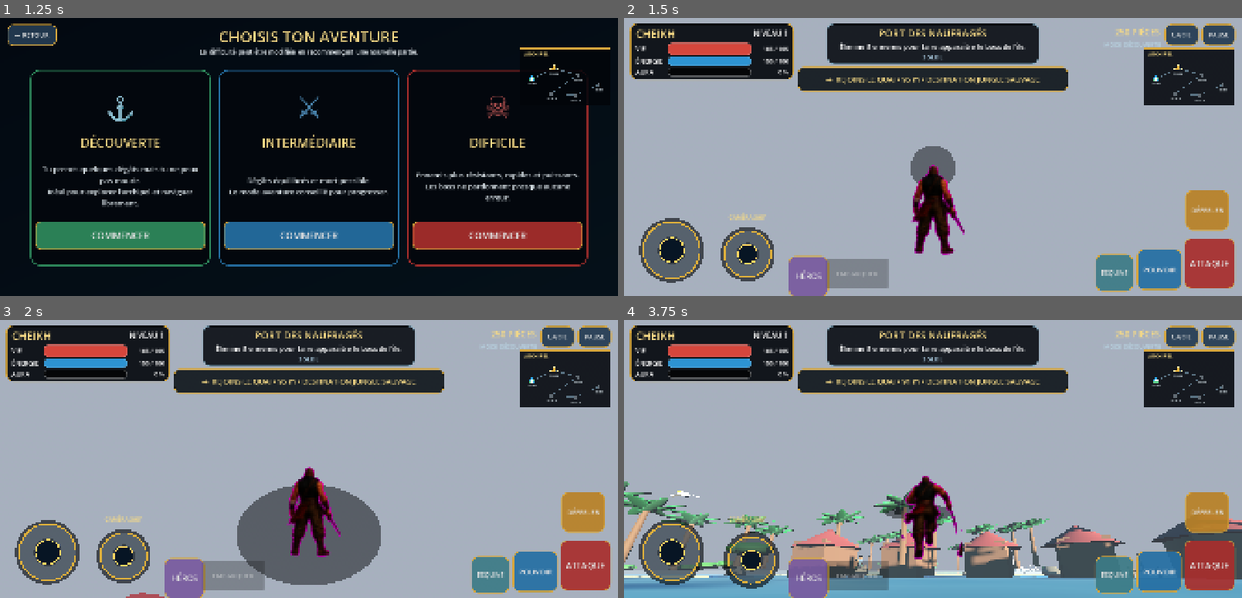
Above: before the commit, frames 1-4 (two rows, left to right).
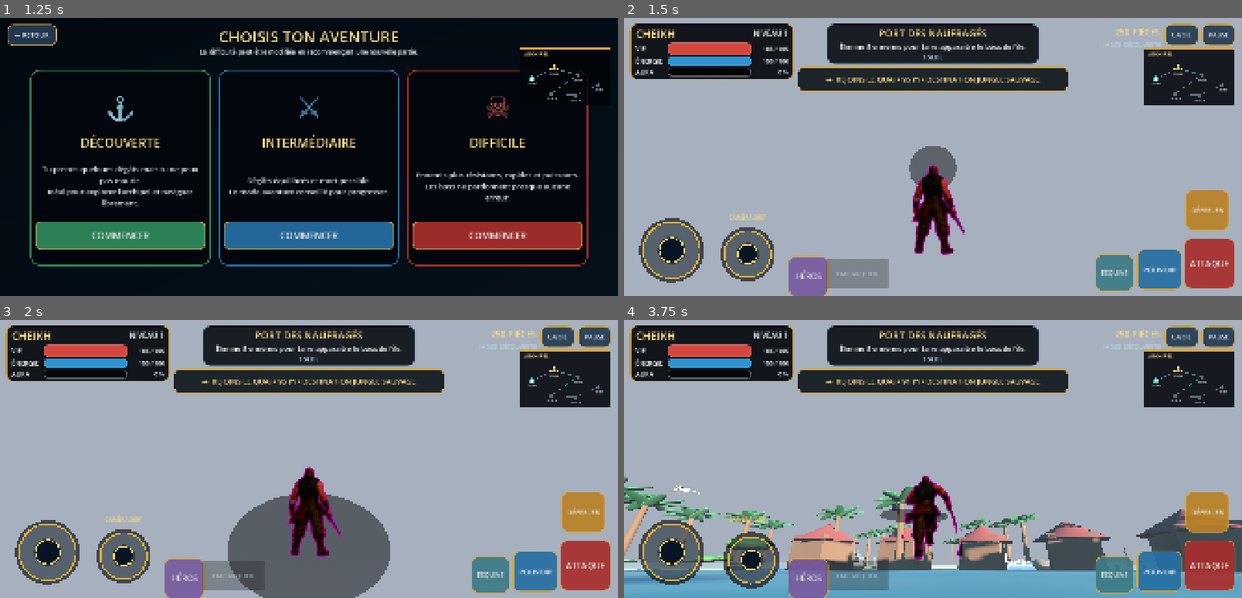
Above: after the commit, the same moments.

Repository: Chasmet/Chk-pirate-warrior-
Game: Godot game, scene res://scenes/main.tscn
The game is run twice, just before and just after one commit, with the same random seed, the same clock (stepped at 60 frames per second) and the same inputs.
Inputs (mouse positions are in pixels of both pictures, inside the frame that each line leads up to):
- Up to frame 1 (1.25 s): click (123, 84) at 0.52 s
- Up to frame 2 (1.5 s): click "COMMENCER" at 1.25 s
- Up to frame 3 (2 s): no input
- Up to frame 4 (3.75 s): drag from (1038, 495) to (994, 397) at 2.02 s; drag from (673, 553) to (902, 514) at 2.77 s; move the mouse to (753, 559) at 3.52 s; hold D (move_right) from 3.53 s (still down); tap Shift (dodge) at 3.6 s; click (753, 559) at 3.67 s

Frame 1 is identical in both runs. In frame 2, less than 0.1% of the frame differs, in the area x 46-54%, y 46-60%; in frame 3, 2.6%; in frame 4, 10%, in the area x 0-100%, y 56-97%.

Commit message:
fix(camera): cadrer le héros et le navire en vraie troisième personne

Diff:
--- a/godot/scripts/third_person_camera_guard.gd
+++ b/godot/scripts/third_person_camera_guard.gd
@@ -1,7 +1,9 @@
 extends Node
 
-const LAND_LENGTH := 6.35
-const BOAT_LENGTH := 13.8
+const LAND_DISTANCE := 6.15
+const BOAT_DISTANCE := 16.8
+const LAND_MIN_HEIGHT := 1.35
+const BOAT_MIN_WORLD_HEIGHT := 4.1
 
 var player: PlayerController
 var player_logged := false
@@ -11,20 +13,15 @@
 var sail_parts: Array[GeometryInstance3D] = []
 
 func _ready() -> void:
-	process_priority = 1000
-	process_physics_priority = 1000
+	process_priority = 1700
 	set_process(true)
-	set_physics_process(true)
 
 func _process(delta: float) -> void:
 	_enforce_camera(delta)
 
-func _physics_process(delta: float) -> void:
-	_enforce_camera(delta)
-
 func _enforce_camera(delta: float) -> void:
 	if not is_instance_valid(player):
-		player = _find_player()
+		player = _find_player_recursive(get_tree().root)
 		land_ready_logged = false
 		boat_ready_logged = false
 		was_boat_mode = false
@@ -34,81 +31,116 @@
 		if not player_logged:
 			player_logged = true
 			print("CHK_CAMERA_GUARD_PLAYER_FOUND name=%s" % player.name)
+
 	if not is_instance_valid(player.camera_pivot) or not is_instance_valid(player.camera_arm) or not is_instance_valid(player.camera):
 		return
 
 	player.camera.current = true
+	player.camera.top_level = true
 	player.camera.near = 0.10
-	player.camera.top_level = true
+	player.camera.far = 1500.0
 	player.camera_arm.collision_mask = 0
+
 	if player.boat_mode:
 		_update_boat_camera(delta, not was_boat_mode)
 	else:
-		_update_land_camera(delta)
+		_update_land_camera(delta, was_boat_mode)
 	was_boat_mode = player.boat_mode
 
-func _update_land_camera(delta: float) -> void:
+func _update_land_camera(delta: float, snap_now: bool) -> void:
 	var hero_height := float(HeroFactory.HEROES[player.hero_id]["height"])
-	var look_ahead := Vector3(player.velocity.x, 0.0, player.velocity.z) * 0.026
-	var anchor := player.global_position + Vector3(0.0, hero_height * 0.62, 0.0) + look_ahead
+	var speed := Vector2(player.velocity.x, player.velocity.z).length()
+	var speed_ratio := clampf(speed / maxf(player._movement_speed(), 0.1), 0.0, 1.0)
+	var look_ahead := Vector3(player.velocity.x, 0.0, player.velocity.z) * 0.035
+	var anchor := player.global_position + Vector3(0.0, hero_height * 0.58 + 0.12, 0.0) + look_ahead
+	var pitch := clampf(player.camera_pitch, -0.50, 0.16)
+	var distance := lerpf(LAND_DISTANCE, LAND_DISTANCE + 0.45, speed_ratio)
+	var horizontal_distance := cos(pitch) * distance
+	var vertical_offset := LAND_MIN_HEIGHT - sin(pitch) * distance
 	var orbit := Basis(Vector3.UP, player.camera_yaw)
 	var back := orbit.z.normalized()
 	var right := orbit.x.normalized()
-	var desired_position := anchor + back * LAND_LENGTH + Vector3.UP * 1.52 + right * 0.48
-	player.camera.global_position = player.camera.global_position.lerp(desired_position, 1.0 - exp(-14.0 * delta))
-	player.camera.look_at(anchor, Vector3.UP)
-	player.camera.fov = lerpf(player.camera.fov, 60.0, 1.0 - exp(-8.0 * delta))
-	player.camera_arm.spring_length = LAND_LENGTH
-	_force_original_hero_visible()
+	var desired_position := anchor + back * horizontal_distance + Vector3.UP * vertical_offset + right * 0.48
+	desired_position = _collision_safe_position(anchor, desired_position, 2.75)
+
+	if snap_now or player.camera.global_position.distance_to(desired_position) > 24.0:
+		player.camera.global_position = desired_position
+	else:
+		player.camera.global_position = player.camera.global_position.lerp(desired_position, 1.0 - exp(-13.5 * delta))
+	player.camera.look_at(anchor + Vector3.UP * 0.10, Vector3.UP)
+	player.camera.fov = lerpf(player.camera.fov, lerpf(59.0, 63.0, speed_ratio), 1.0 - exp(-7.5 * delta))
+	player.camera_arm.spring_length = distance
+	_force_original_hero_visible(false)
 	_restore_sails()
 
-	var distance := player.camera.global_position.distance_to(player.global_position)
-	if not land_ready_logged and distance > 5.6:
+	var camera_distance := player.camera.global_position.distance_to(player.global_position)
+	if not land_ready_logged and camera_distance > 5.2 and camera_distance < 7.0:
 		land_ready_logged = true
-		print("CHK_TRUE_THIRD_PERSON_READY distance=%.2f" % distance)
+		print("CHK_TRUE_THIRD_PERSON_READY distance=%.2f orbit360=1" % camera_distance)
 
 func _update_boat_camera(delta: float, snap_now: bool) -> void:
 	if sail_parts.is_empty():
-		_cache_sails()
+		_cache_sails(player.boat_visual)
+	_restore_sails()
+
 	var velocity_flat := Vector3(player.velocity.x, 0.0, player.velocity.z)
-	var look_ahead := velocity_flat * 0.075
-	var anchor := player.global_position + Vector3(0.0, 2.15, 0.0) + look_ahead
+	var speed_ratio := clampf(absf(player.boat_speed) / PlayerController.BOAT_MAX_SPEED, 0.0, 1.0)
+	var look_ahead := velocity_flat * 0.085
+	var anchor := player.global_position + Vector3(0.0, 2.75, 0.25) + look_ahead
 
-	# Le bateau doit toujours rester au centre du cadre. Le stick caméra ne peut
-	# qu'ajouter un léger angle autour du cap réel du navire, jamais envoyer la
-	# caméra vers le quai ou devant la proue.
-	var manual_offset := clampf(wrapf(player.camera_yaw - player.boat_heading, -PI, PI), -0.62, 0.62)
-	var camera_heading := player.boat_heading + manual_offset * 0.48
+	# Le cap réel reste la position de repos, mais le stick caméra peut effectuer
+	# un tour complet autour du bateau et montrer le pilote de face ou de côté.
+	var camera_heading := player.camera_yaw
+	var pitch := clampf(player.camera_pitch, -0.50, -0.04)
+	var distance := lerpf(BOAT_DISTANCE, BOAT_DISTANCE + 2.6, speed_ratio)
+	var horizontal_distance := cos(pitch) * distance
+	var vertical_offset := 3.45 - sin(pitch) * 4.1 + speed_ratio * 0.55
 	var orbit := Basis(Vector3.UP, camera_heading)
 	var back := orbit.z.normalized()
 	var right := orbit.x.normalized()
-	var speed_ratio := clampf(absf(player.boat_speed) / PlayerController.BOAT_MAX_SPEED, 0.0, 1.0)
-	var dynamic_length := lerpf(BOAT_LENGTH, BOAT_LENGTH + 2.2, speed_ratio)
-	var desired_position := anchor + back * dynamic_length + Vector3.UP * lerpf(4.6, 5.5, speed_ratio) + right * 0.72
-	if snap_now or player.camera.global_position.distance_to(desired_position) > 42.0:
+	var desired_position := anchor + back * horizontal_distance + Vector3.UP * vertical_offset + right * 0.62
+	desired_position.y = maxf(desired_position.y, PlayerController.BOAT_WATERLINE + BOAT_MIN_WORLD_HEIGHT)
+	desired_position = _collision_safe_position(anchor, desired_position, 7.5)
+	desired_position.y = maxf(desired_position.y, PlayerController.BOAT_WATERLINE + BOAT_MIN_WORLD_HEIGHT)
+
+	if snap_now or player.camera.global_position.distance_to(desired_position) > 38.0:
 		player.camera.global_position = desired_position
 	else:
-		player.camera.global_position = player.camera.global_position.lerp(desired_position, 1.0 - exp(-11.5 * delta))
-	player.camera.look_at(anchor + velocity_flat * 0.08, Vector3.UP)
-	player.camera.fov = lerpf(player.camera.fov, lerpf(61.0, 65.0, speed_ratio), 1.0 - exp(-8.0 * delta))
-	player.camera_arm.spring_length = dynamic_length
-	_force_original_hero_visible()
+		player.camera.global_position = player.camera.global_position.lerp(desired_position, 1.0 - exp(-10.5 * delta))
+	player.camera.look_at(anchor + velocity_flat * 0.065, Vector3.UP)
+	player.camera.fov = lerpf(player.camera.fov, lerpf(60.0, 66.0, speed_ratio), 1.0 - exp(-7.0 * delta))
+	player.camera_arm.spring_length = distance
+	_force_original_hero_visible(true)
 
-	# Les surfaces de voile centrales restent masquées uniquement pendant le
-	# pilotage pour conserver une vue extérieure claire du pont et de la coque.
-	for part in sail_parts:
-		if is_instance_valid(part):
-			part.visible = false
+	var camera_distance := player.camera.global_position.distance_to(player.global_position)
+	if not boat_ready_logged and camera_distance > 14.0:
+		boat_ready_logged = true
+		print("CHK_BOAT_THIRD_PERSON_READY distance=%.2f full_ship=1 pilot_visible=1" % camera_distance)
 
-	var distance := player.camera.global_position.distance_to(player.global_position)
-	if not boat_ready_logged and distance > 12.0:
-		boat_ready_logged = true
-		print("CHK_BOAT_THIRD_PERSON_READY distance=%.2f" % distance)
+func _collision_safe_position(anchor: Vector3, desired_position: Vector3, minimum_distance: float) -> Vector3:
+	if not is_instance_valid(player) or player.get_world_3d() == null:
+		return desired_position
+	var query := PhysicsRayQueryParameters3D.create(anchor, desired_position)
+	query.exclude = [player.get_rid()]
+	query.collide_with_areas = false
+	query.collision_mask = 1
+	var hit := player.get_world_3d().direct_space_state.intersect_ray(query)
+	if hit.is_empty():
+		return desired_position
+	var hit_position: Vector3 = hit.get("position", desired_position)
+	var hit_normal: Vector3 = hit.get("normal", Vector3.UP)
+	var corrected := hit_position + hit_normal * 0.42
+	var offset := corrected - anchor
+	if offset.length() < minimum_distance:
+		corrected = anchor + offset.normalized() * minimum_distance if offset.length_squared() > 0.001 else desired_position
+	return corrected
 
-func _force_original_hero_visible() -> void:
+func _force_original_hero_visible(on_boat: bool) -> void:
 	if not is_instance_valid(player.hero_visual):
 		return
 	player.hero_visual.visible = true
+	if on_boat:
+		player.hero_visual.position = player.hero_visual.position.lerp(Vector3(0.0, 0.78, 1.48), 0.35)
 	var sprite := player.hero_visual.get_node_or_null("RigVisuel/CharacterArt") as Sprite3D
 	if sprite == null:
 		return
@@ -122,29 +154,22 @@
 	sprite.render_priority = 8
 	sprite.pixel_size = float(profile["pixel_size"])
 
-func _cache_sails() -> void:
-	if not is_instance_valid(player.boat_visual):
-		return
-	var root := player.boat_visual.get_node_or_null("Voilure") as Node3D
-	if root == null:
+func _cache_sails(root: Node) -> void:
+	if not is_instance_valid(root):
 		return
 	for child in root.get_children():
 		if child is GeometryInstance3D:
 			var geometry := child as GeometryInstance3D
 			var label := String(geometry.name)
-			if label.begins_with("Voile") or label.begins_with("BandeRouge") or label.begins_with("Emblème"):
+			if label.contains("Voile") or label.contains("Bande") or label.contains("Emblème") or label.contains("Pavillon"):
 				sail_parts.append(geometry)
+		_cache_sails(child)
 
 func _restore_sails() -> void:
 	for part in sail_parts:
 		if is_instance_valid(part):
 			part.visible = true
-
-func _find_player() -> PlayerController:
-	var named := get_tree().root.find_child("ÉquipageQuinet", true, false)
-	if named is PlayerController:
-		return named as PlayerController
-	return _find_player_recursive(get_tree().root)
+			part.transparency = 0.0
 
 func _find_player_recursive(node: Node) -> PlayerController:
 	if node is PlayerController:
